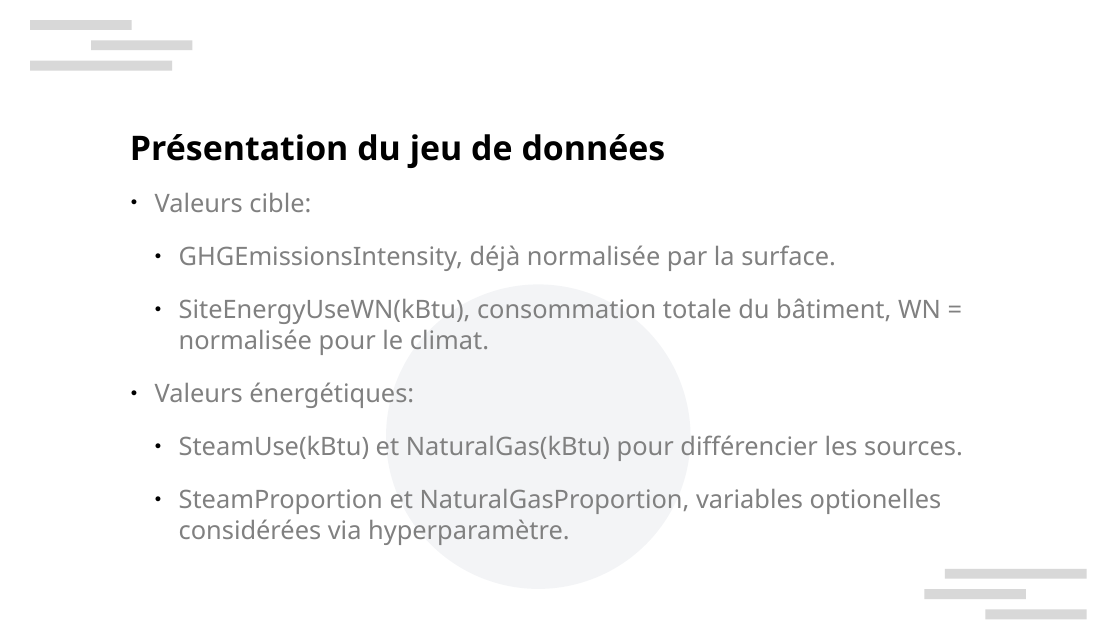
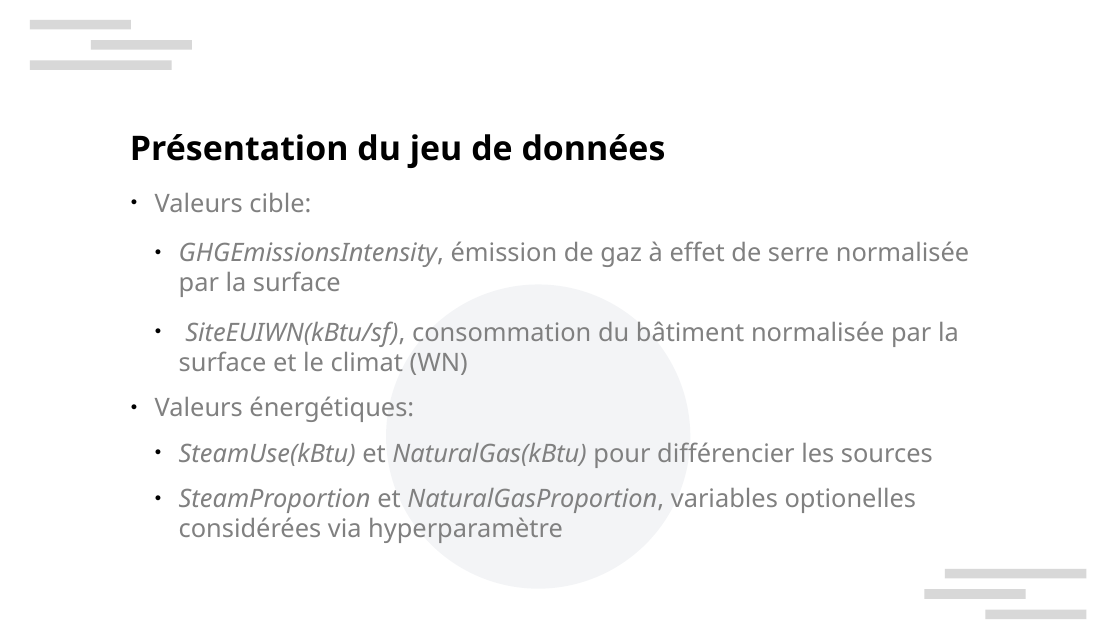
Before and after one commit to xbarrelet/ml-project-3, a slide deck: slide 4 of Barrelet_Xavier_3_presentation_130624.pptx. Drawn at 1120x630 pixels with LibreOffice and Linux fonts; fonts in the diff are those of the drawing; background and template pictures are left out. Boxes give left, top, right and bottom in pixels: in the first picture for what was removed or moved away, otherwise in the second. Text is boxed around its words. In the diff, an @@ line names an element or a change of style, - is before the commit and + after.

```diff
--- a/Barrelet_Xavier_3_presentation_130624.pptx
+++ b/Barrelet_Xavier_3_presentation_130624.pptx
@@ text at [155, 193, 414, 422]: less space between paragraphs @@
@@ text at [179, 241, 969, 375]: text changed @@
-  ● GHGEmissionsIntensity, déjà normalisée par la surface.
-  ● SiteEnergyUseWN(kBtu), consommation totale du bâtiment, WN = normalisée pour le climat.
+  ● GHGEmissionsIntensity, émission de gaz à effet de serre normalisée par la surface
+  ● SiteEUIWN(kBtu/sf), consommation du bâtiment normalisée par la surface et le climat (WN)
@@ text at [179, 442, 933, 543]: text changed @@
-  ● SteamUse(kBtu) et NaturalGas(kBtu) pour différencier les sources.
-  ● SteamProportion et NaturalGasProportion, variables optionelles considérées via hyperparamètre.
+  ● SteamUse(kBtu) et NaturalGas(kBtu) pour différencier les sources
+  ● SteamProportion et NaturalGasProportion, variables optionelles considérées via hyperparamètre
```
Also in this commit, not shown: 5 other slides changed, 13 slides added, 32 slides removed, 6 other files.
